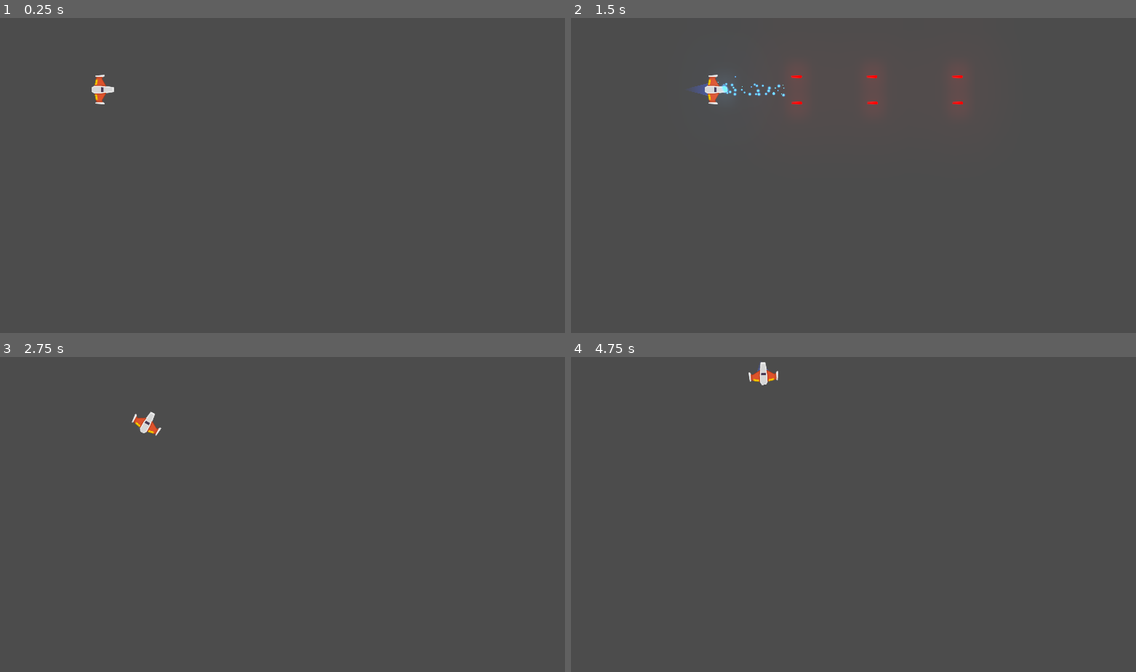
Above: before the commit, frames 1-4 (two rows, left to right).
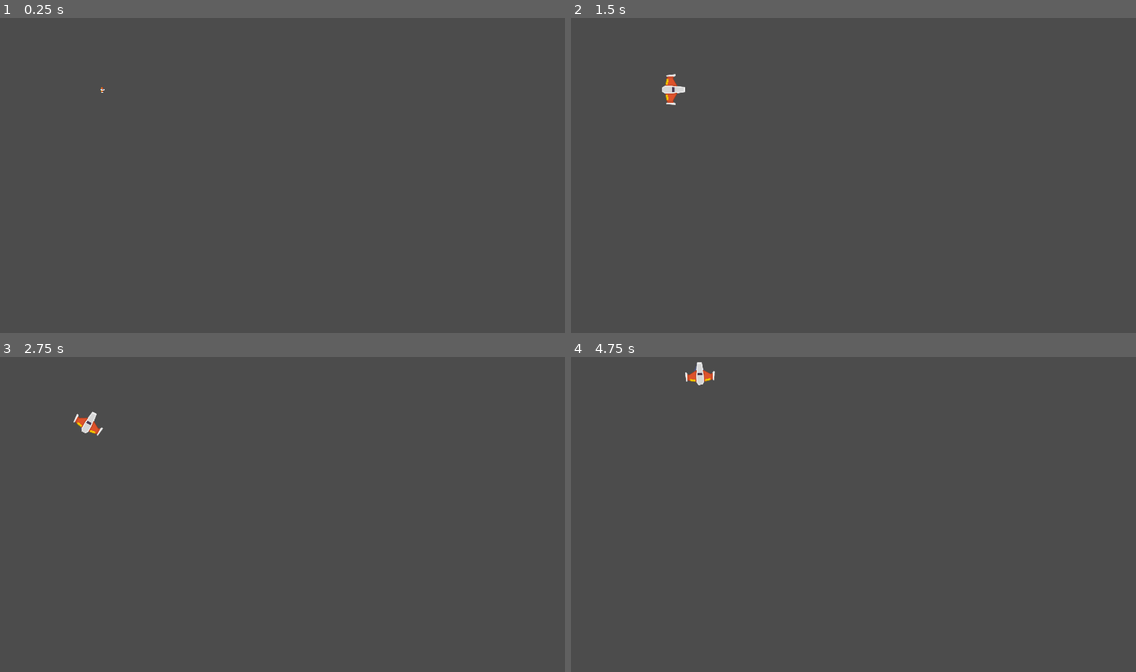
Above: after the commit, the same moments.

Repository: franco014/proyecto-meteoritos
Game: Godot game, scene res://Juego/Niveles/NivelTest.tscn
The game is run twice, just before and just after one commit, with the same random seed, the same clock (stepped at 60 frames per second) and the same inputs.
Inputs (mouse positions are in pixels of both pictures, inside the frame that each line leads up to):
- Up to frame 1 (0.25 s): no input
- Up to frame 2 (1.5 s): move the mouse to (989, 166) at 0.52 s; press the mouse at (989, 166) at 0.53 s; hold W (mover_adelante) 0.53-1.28 s; move the mouse to (746, 197) at 1.27 s; release the mouse at (746, 197) at 1.28 s; hold S (mover_atras) from 1.28 s (still down); right-click (746, 197) at 1.35 s
- Up to frame 3 (2.75 s): move the mouse to (350, 448) at 2.02 s; release S (mover_atras) at 2.03 s; hold W (mover_adelante) from 2.03 s (still down); hold A (rotar_antihorario) from 2.03 s (still down)
- Up to frame 4 (4.75 s): move the mouse to (830, 586) at 2.77 s; release A (rotar_antihorario) at 2.78 s; tap D (rotar_horario) at 2.85 s; move the mouse to (1034, 568) at 3.52 s; release W (mover_adelante) at 3.53 s; press the mouse at (1034, 568) at 3.53 s; hold S (mover_atras) from 3.53 s (still down); tap Enter at 4.25 s; move the mouse to (689, 470) at 4.27 s; release the mouse at (689, 470) at 4.28 s; right-click (689, 470) at 4.35 s

The runs differ from the first frame. In frame 1, 0.2% of the frame differs, in the area x 16-21%, y 17-28%; in frame 2, 0.7%, in the area x 16-70%, y 17-28%; in frame 3, 0.4%; in frame 4, 0.4%.

Commit message:
clase 6
estados:
-spawn
-muerto
-vivo
-invencible

Diff:
--- a/Juego/naves/player/Player.gd
+++ b/Juego/naves/player/Player.gd
@@ -2,23 +2,37 @@
 class_name Player
 extends RigidBody2D
 
-# atributos export
+##Enums
+enum ESTADO{SPAWN,VIVO,INVENCIBLE,MUERTO}
+
+
+## atributos export
 export var potencia_motor:int = 20
 export var potencia_rotacion:int = 280
 export var estela_maxima = 150
 
-# atributos
+## atributos
 var empuje:Vector2 = Vector2.ZERO
 var dir_rotacion:int = 0
+var estado_actual:int = ESTADO.SPAWN
 
 ## atributos Onready
 onready var canion:Canion = $canion
 onready var laser:RayoLaser = $LaserBeam2D
 onready var estela:Estela = $EstelaPositionInicio/Trail2D
 onready var motor_sfx:Motor = $motorSFX
+onready var colisionador:CollisionShape2D = $CollisionShape2D
 
 ##Metodos
+func _ready() -> void:
+	controlador_estados(estado_actual)
+
+
+
 func _unhandled_input(event: InputEvent) -> void:
+	if not esta_input_activo():
+		return
+
 	#Disparo Rayo
 	if event.is_action_pressed("disparo secundario"):
 		laser.set_is_casting(true)
@@ -45,8 +59,38 @@
 func _process(delta: float) -> void:
 	player_input()
 
+
+
 ##Metodos custom
+func controlador_estados(nuevo_estado:int) -> void:
+	match nuevo_estado:
+		ESTADO.SPAWN:
+			colisionador.set_deferred("disabled",true)
+			canion.set_puede_disparar(false)
+		ESTADO.VIVO:
+			colisionador.set_deferred("disabled",false)
+			canion.set_puede_disparar(true)
+		ESTADO.INVENCIBLE:
+			colisionador.set_deferred("disabled",true)
+		ESTADO.MUERTO:
+			colisionador.set_deferred("disabled",true)
+			canion.set_puede_disparar(false)
+			queue_free()
+
+		_:
+			printerr("Error de estado")
+	estado_actual = nuevo_estado
+
+func esta_input_activo() -> bool:
+	if estado_actual in [ESTADO.MUERTO,ESTADO.SPAWN]:
+		return false
+
+	return true
+
 func player_input() -> void:
+	if not esta_input_activo():
+		return
+
 	#empuje
 	empuje = Vector2.ZERO
 	if Input.is_action_pressed("mover_adelante"):
@@ -67,3 +111,9 @@
 
 	if Input.is_action_just_released("disparo principal"):
 		canion.set_esta_disparando(false)
+
+
+##señales internas
+func _on_AnimationPlayer_animation_finished(anim_name: String) -> void:
+	if anim_name == "spawn":
+		controlador_estados(ESTADO.VIVO)
--- a/Juego/naves/player/Player.tscn
+++ b/Juego/naves/player/Player.tscn
@@ -12,6 +12,22 @@
 
 [sub_resource type="CircleShape2D" id=2]
 radius = 36.2898
+
+[sub_resource type="Animation" id=3]
+resource_name = "spawn"
+length = 1.6
+tracks/0/type = "value"
+tracks/0/path = NodePath("Sprite:scale")
+tracks/0/interp = 1
+tracks/0/loop_wrap = true
+tracks/0/imported = false
+tracks/0/enabled = true
+tracks/0/keys = {
+"times": PoolRealArray( 0, 0.995588, 1.30057, 1.59504 ),
+"transitions": PoolRealArray( 1, 1, 1, 1 ),
+"update": 0,
+"values": [ Vector2( 0, 0 ), Vector2( 0.8, 0.8 ), Vector2( 1.1, 1.1 ), Vector2( 1, 1 ) ]
+}
 
 [node name="Player" type="RigidBody2D"]
 position = Vector2( 261.311, 73.7069 )
@@ -29,6 +45,7 @@
 [node name="Sprite" type="Sprite" parent="."]
 position = Vector2( 0, -1.41422 )
 rotation = 1.5708
+scale = Vector2( 1e-05, 1e-05 )
 texture = ExtResource( 1 )
 
 [node name="CollisionShape2D" type="CollisionShape2D" parent="."]
@@ -63,4 +80,9 @@
 
 [node name="motorSFX" parent="." instance=ExtResource( 6 )]
 
+[node name="AnimationPlayer" type="AnimationPlayer" parent="."]
+autoplay = "spawn"
+anims/spawn = SubResource( 3 )
+[connection signal="animation_finished" from="AnimationPlayer" to="." method="_on_AnimationPlayer_animation_finished"]
+
 [editable path="canion"]
--- a/Juego/naves/player/laser/canion.gd
+++ b/Juego/naves/player/laser/canion.gd
@@ -13,6 +13,7 @@
 onready var disparoSFX:AudioStreamPlayer2D = $DisparosSFX
 onready var esta_enfriado:bool = true
 onready var esta_disparando:bool = false setget set_esta_disparando
+onready var puede_disparar:bool = false setget set_puede_disparar
 
 ##atributos
 var puntos_disparos:Array = []
@@ -20,6 +21,9 @@
 ##setter y getters
 func set_esta_disparando(disparando:bool) -> void:
 	esta_disparando = disparando
+
+func set_puede_disparar(duenio_puede:bool) -> void:
+	puede_disparar = duenio_puede
 
 
 ## metodos
Not shown: 1 places in Juego/naves/player/Player.tscn that only renumber resources
